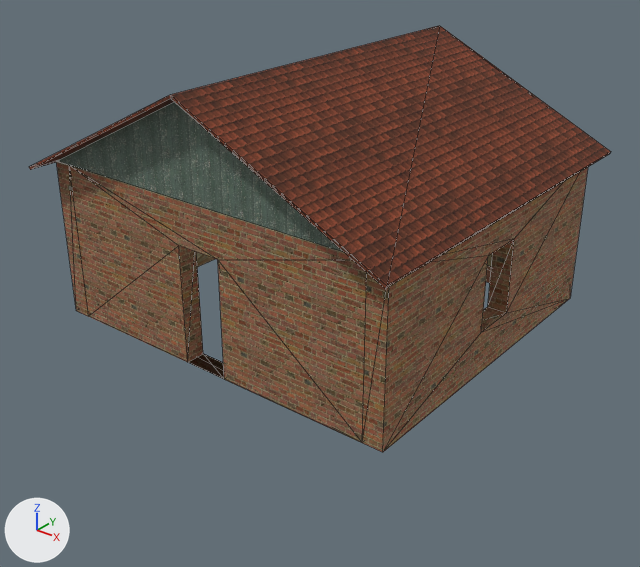
One commit to the glTF model static/models/house.glb: the scene before it, then after it.
Rendered twice from a camera (50 mm lens) standing at (-39.5, -139.9, 37.3) and looking at (-56.1, -119.2, 24.5). Arrows for +X, +Y and +Z are at lower left; the lights stay in place. Mesh edges are drawn as thin lines.

In view in the first picture: 'Attic', 'Roof', 'Walls'.
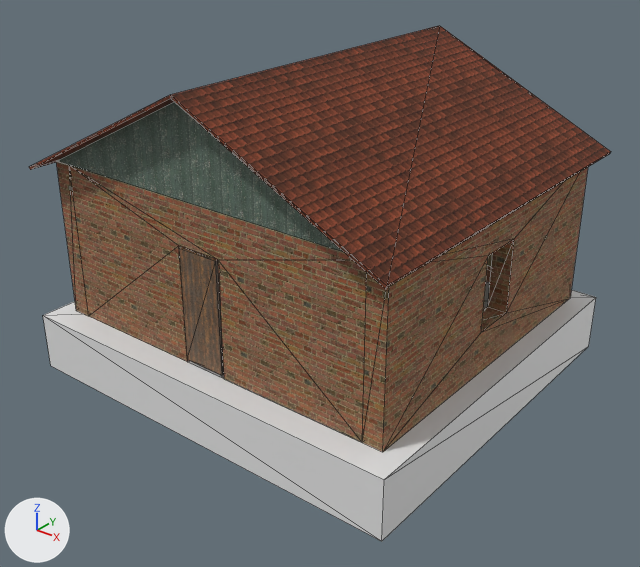
The newer file is also turned or shifted as a whole; pictures and numbers use the older file's frame.

Patch to the scene script:
```diff
--- a/static/models/house.glb.py
+++ b/static/models/house.glb.py
@@ img_wood_planks_dirt_diff_1k @@
+img_wood_planks_dirt_diff_1k = load_image('wood_planks_dirt_diff_1k', '_unpacked/wood_planks_dirt_diff_1k', 1024, 1024, 'sRGB')
@@ mat_wood_planks @@
+mat_wood_planks = principled_material('wood_planks')
+mat_wood_planks.texture = img_wood_planks_dirt_diff_1k
@@ me_cube_005 @@
+me_cube_005.from_pydata(...)  # a box spanning x -7.08..7.08, y -6.54..6.54, z -1.0..1.0
@@ me_cube_003 @@
+me_cube_003.from_pydata(...)  # 8 vertices, 10 faces; spans x -0.74..0.74, y -0.07..0.07, z -1.87..1.87
+me_cube_003.materials.append(mat_wood_planks)  # picture img_wood_planks_dirt_diff_1k
@@ ob_base @@
+ob_base = bpy.data.objects.new('Base', me_cube_005)
+ob_base.location = (-56.51, -118.33, 22.17)
@@ ob_door @@
+ob_door = bpy.data.objects.new('Door', me_cube_003)
+ob_door.location = (-56.69, -123.91, 25.16)
```

Pixel boxes [x1, y1, x2, y2] of what changed, in the pictures (640 x 567 px):
'Base', added: after [43, 281, 596, 541]
'Door', added (brown): after [179, 247, 224, 375]
